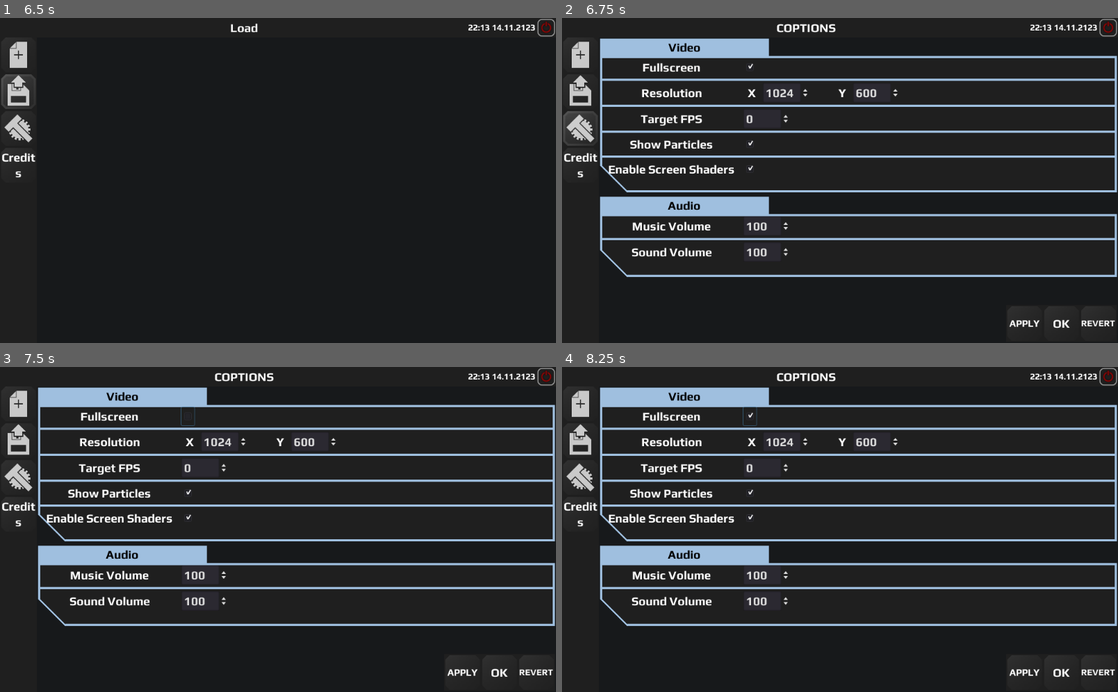
Above: before the commit, frames 1-4 (two rows, left to right).
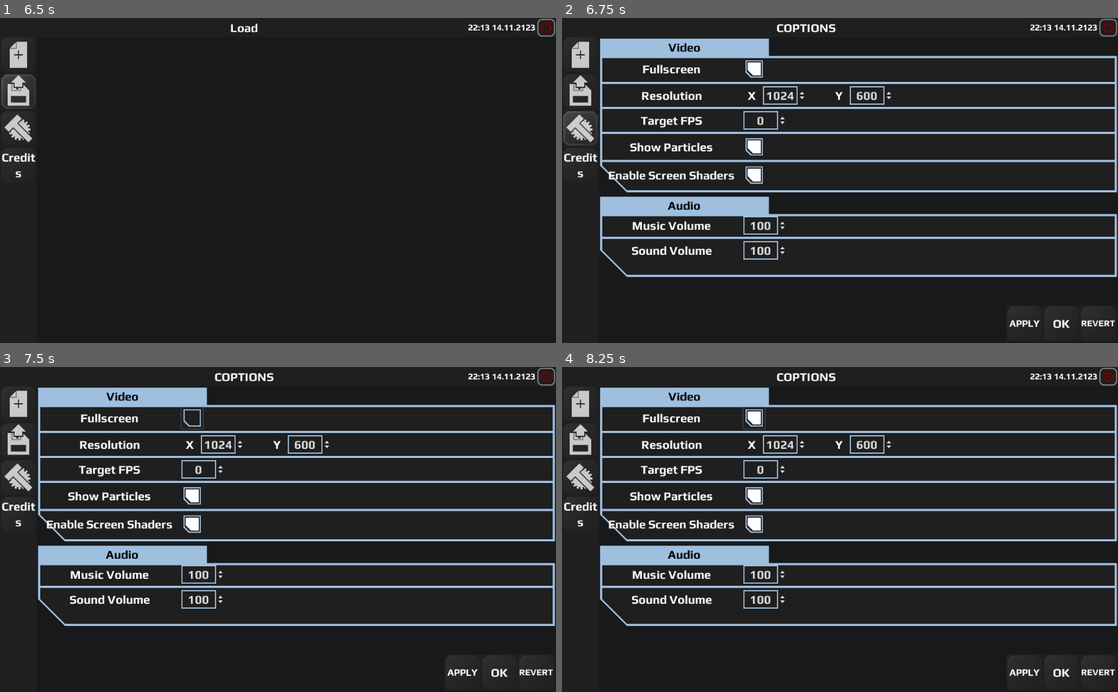
Above: after the commit, the same moments.

Repository: V-ktor/HC
Game: Godot game, scene res://scenes/main/loading.tscn
Two runs of this game, one before a commit and one after it. Both use one fixed random seed, a clock stepped at 60 frames per second and the inputs below.
Inputs (mouse positions are in pixels of both pictures, inside the frame that each line leads up to):
- Up to frame 1 (6.5 s): click (16, 53) at 0.5 s; click (294, 200) at 1.27 s; type "12" at 1.35 s; click (417, 200) at 2 s; click (417, 200) at 2.75 s; click (16, 53) at 3.5 s; click (417, 200) at 4.25 s; click (16, 53) at 5 s; click (16, 92) at 5.75 s
- Up to frame 2 (6.75 s): click (578, 128) at 6.5 s
- Up to frame 3 (7.5 s): click (189, 415) at 7.27 s
- Up to frame 4 (8.25 s): click (751, 415) at 8.02 s

Frame 1 is identical in both runs. In frame 2, 8.9% of the frame differs, in the area x 7-100%, y 13-75%; in frame 3, 8.8%; in frame 4, 8.9%, in the area x 7-100%, y 12-75%.

Commit message:
Nicer option menu.

Diff:
--- a/scenes/autoload/menu.tscn
+++ b/scenes/autoload/menu.tscn
@@ -49,6 +49,8 @@
 [ext_resource path="res://images/misc/crown.png" type="Texture" id=47]
 [ext_resource path="res://images/misc/star.png" type="Texture" id=48]
 [ext_resource path="res://images/gui/menu_options.png" type="Texture" id=49]
+[ext_resource path="res://images/gui/checkbox_checked.png" type="Texture" id=50]
+[ext_resource path="res://images/gui/checkbox_unchecked.png" type="Texture" id=51]
 
 [sub_resource type="StyleBoxFlat" id=1]
 bg_color = Color( 0.0941176, 0.101961, 0.109804, 1 )
@@ -433,6 +435,15 @@
 expand_margin_top = 6.0
 expand_margin_bottom = 6.0
 
+[sub_resource type="StyleBoxFlat" id=123]
+bg_color = Color( 0.12549, 0.12549, 0.12549, 1 )
+border_width_left = 2
+border_width_top = 2
+border_width_right = 2
+border_width_bottom = 2
+border_color = Color( 0.627451, 0.752941, 0.878431, 1 )
+corner_detail = 1
+
 [sub_resource type="DynamicFont" id=22]
 size = 22
 outline_size = 2
@@ -483,6 +494,24 @@
 Button/styles/hover = null
 Button/styles/normal = null
 Button/styles/pressed = null
+CheckBox/colors/font_color = Color( 0.88, 0.88, 0.88, 1 )
+CheckBox/colors/font_color_disabled = Color( 0.9, 0.9, 0.9, 0.2 )
+CheckBox/colors/font_color_hover = Color( 0.94, 0.94, 0.94, 1 )
+CheckBox/colors/font_color_hover_pressed = Color( 1, 1, 1, 1 )
+CheckBox/colors/font_color_pressed = Color( 1, 1, 1, 1 )
+CheckBox/constants/check_vadjust = 0
+CheckBox/constants/hseparation = 4
+CheckBox/fonts/font = null
+CheckBox/icons/checked = ExtResource( 50 )
+CheckBox/icons/radio_checked = null
+CheckBox/icons/radio_unchecked = null
+CheckBox/icons/unchecked = ExtResource( 51 )
+CheckBox/styles/disabled = null
+CheckBox/styles/focus = null
+CheckBox/styles/hover = null
+CheckBox/styles/hover_pressed = null
+CheckBox/styles/normal = null
+CheckBox/styles/pressed = null
 HScrollBar/icons/decrement = null
 HScrollBar/icons/decrement_highlight = null
 HScrollBar/icons/increment = null
@@ -501,6 +530,19 @@
 Label/constants/shadow_offset_y = 1
 Label/fonts/font = SubResource( 2 )
 Label/styles/normal = null
+LineEdit/colors/clear_button_color = Color( 0.88, 0.88, 0.88, 1 )
+LineEdit/colors/clear_button_color_pressed = Color( 1, 1, 1, 1 )
+LineEdit/colors/cursor_color = Color( 0.94, 0.94, 0.94, 1 )
+LineEdit/colors/font_color = Color( 0.88, 0.88, 0.88, 1 )
+LineEdit/colors/font_color_selected = Color( 0, 0, 0, 1 )
+LineEdit/colors/font_color_uneditable = Color( 0.88, 0.88, 0.88, 0.5 )
+LineEdit/colors/selection_color = Color( 0.49, 0.49, 0.49, 1 )
+LineEdit/constants/minimum_spaces = 12
+LineEdit/fonts/font = null
+LineEdit/icons/clear = null
+LineEdit/styles/focus = null
+LineEdit/styles/normal = SubResource( 123 )
+LineEdit/styles/read_only = null
 SpinBox/icons/updown = null
 TooltipLabel/colors/font_color = Color( 1, 1, 1, 1 )
 TooltipLabel/colors/font_color_shadow = Color( 0, 0, 0, 0.25098 )
@@ -4088,12 +4130,12 @@
 
 [node name="HBoxContainer1" type="HBoxContainer" parent="Options/ScrollContainer/VBoxContainer/Video/Panel/VBoxContainer"]
 margin_right = 944.0
-margin_bottom = 34.0
+margin_bottom = 40.0
 rect_min_size = Vector2( 0, 34 )
 
 [node name="Label" type="Label" parent="Options/ScrollContainer/VBoxContainer/Video/Panel/VBoxContainer/HBoxContainer1"]
 margin_right = 256.0
-margin_bottom = 34.0
+margin_bottom = 40.0
 rect_min_size = Vector2( 256, 0 )
 size_flags_vertical = 7
 text = "FULLSCREEN"
@@ -4102,27 +4144,27 @@
 
 [node name="CheckBox" type="CheckBox" parent="Options/ScrollContainer/VBoxContainer/Video/Panel/VBoxContainer/HBoxContainer1"]
 margin_left = 260.0
-margin_right = 284.0
-margin_bottom = 34.0
+margin_right = 300.0
+margin_bottom = 40.0
+rect_min_size = Vector2( 34, 34 )
+size_flags_vertical = 3
+
+[node name="HSeparator1" type="HSeparator" parent="Options/ScrollContainer/VBoxContainer/Video/Panel/VBoxContainer"]
+margin_top = 44.0
+margin_right = 944.0
+margin_bottom = 48.0
+custom_styles/separator = SubResource( 120 )
+
+[node name="HBoxContainer2" type="HBoxContainer" parent="Options/ScrollContainer/VBoxContainer/Video/Panel/VBoxContainer"]
+margin_top = 52.0
+margin_right = 944.0
+margin_bottom = 86.0
 rect_min_size = Vector2( 0, 34 )
-size_flags_vertical = 3
-
-[node name="HSeparator1" type="HSeparator" parent="Options/ScrollContainer/VBoxContainer/Video/Panel/VBoxContainer"]
-margin_top = 38.0
-margin_right = 944.0
-margin_bottom = 42.0
-custom_styles/separator = SubResource( 120 )
-
-[node name="HBoxContainer2" type="HBoxContainer" parent="Options/ScrollContainer/VBoxContainer/Video/Panel/VBoxContainer"]
-margin_top = 46.0
-margin_right = 944.0
-margin_bottom = 82.0
-rect_min_size = Vector2( 0, 34 )
 
 [node name="Label" type="Label" parent="Options/ScrollContainer/VBoxContainer/Video/Panel/VBoxContainer/HBoxContainer2"]
-margin_top = 5.0
+margin_top = 4.0
 margin_right = 256.0
-margin_bottom = 31.0
+margin_bottom = 30.0
 rect_min_size = Vector2( 256, 0 )
 text = "RESOLUTION"
 align = 1
@@ -4130,9 +4172,9 @@
 
 [node name="LabelX" type="Label" parent="Options/ScrollContainer/VBoxContainer/Video/Panel/VBoxContainer/HBoxContainer2"]
 margin_left = 260.0
-margin_top = 5.0
+margin_top = 4.0
 margin_right = 292.0
-margin_bottom = 31.0
+margin_bottom = 30.0
 rect_min_size = Vector2( 32, 0 )
 text = "X"
 align = 1
@@ -4140,52 +4182,53 @@
 
 [node name="SpinBoxX" type="SpinBox" parent="Options/ScrollContainer/VBoxContainer/Video/Panel/VBoxContainer/HBoxContainer2"]
 margin_left = 296.0
-margin_right = 382.0
-margin_bottom = 36.0
+margin_right = 376.0
+margin_bottom = 34.0
 min_value = 640.0
 max_value = 4096.0
 value = 640.0
+align = 1
 
 [node name="Space" type="Control" parent="Options/ScrollContainer/VBoxContainer/Video/Panel/VBoxContainer/HBoxContainer2"]
-margin_left = 386.0
-margin_right = 422.0
-margin_bottom = 36.0
+margin_left = 380.0
+margin_right = 416.0
+margin_bottom = 34.0
 rect_min_size = Vector2( 36, 0 )
 
 [node name="LabelY" type="Label" parent="Options/ScrollContainer/VBoxContainer/Video/Panel/VBoxContainer/HBoxContainer2"]
-margin_left = 426.0
-margin_top = 5.0
-margin_right = 458.0
-margin_bottom = 31.0
+margin_left = 420.0
+margin_top = 4.0
+margin_right = 452.0
+margin_bottom = 30.0
 rect_min_size = Vector2( 32, 0 )
 text = "Y"
 align = 1
 valign = 1
 
 [node name="SpinBoxY" type="SpinBox" parent="Options/ScrollContainer/VBoxContainer/Video/Panel/VBoxContainer/HBoxContainer2"]
-margin_left = 462.0
-margin_right = 548.0
-margin_bottom = 36.0
+margin_left = 456.0
+margin_right = 536.0
+margin_bottom = 34.0
 min_value = 480.0
 max_value = 4096.0
 value = 480.0
+align = 1
 
 [node name="HSeparator2" type="HSeparator" parent="Options/ScrollContainer/VBoxContainer/Video/Panel/VBoxContainer"]
-margin_top = 86.0
+margin_top = 90.0
 margin_right = 944.0
-margin_bottom = 90.0
+margin_bottom = 94.0
 custom_styles/separator = SubResource( 120 )
 
 [node name="HBoxContainer3" type="HBoxContainer" parent="Options/ScrollContainer/VBoxContainer/Video/Panel/VBoxContainer"]
-margin_top = 94.0
+margin_top = 98.0
 margin_right = 944.0
-margin_bottom = 130.0
+margin_bottom = 132.0
 rect_min_size = Vector2( 0, 34 )
 
 [node name="Label" type="Label" parent="Options/ScrollContainer/VBoxContainer/Video/Panel/VBoxContainer/HBoxContainer3"]
-margin_top = 1.0
 margin_right = 256.0
-margin_bottom = 35.0
+margin_bottom = 34.0
 rect_min_size = Vector2( 256, 34 )
 text = "TARGET_FPS"
 align = 1
@@ -4193,24 +4236,26 @@
 
 [node name="SpinBox" type="SpinBox" parent="Options/ScrollContainer/VBoxContainer/Video/Panel/VBoxContainer/HBoxContainer3"]
 margin_left = 260.0
-margin_right = 346.0
-margin_bottom = 36.0
+margin_right = 340.0
+margin_bottom = 34.0
+align = 1
 
 [node name="HSeparator3" type="HSeparator" parent="Options/ScrollContainer/VBoxContainer/Video/Panel/VBoxContainer"]
-margin_top = 134.0
+margin_top = 136.0
 margin_right = 944.0
-margin_bottom = 138.0
+margin_bottom = 140.0
 custom_styles/separator = SubResource( 120 )
 
 [node name="HBoxContainer4" type="HBoxContainer" parent="Options/ScrollContainer/VBoxContainer/Video/Panel/VBoxContainer"]
-margin_top = 142.0
+margin_top = 144.0
 margin_right = 944.0
-margin_bottom = 176.0
+margin_bottom = 184.0
 rect_min_size = Vector2( 0, 34 )
 
 [node name="Label" type="Label" parent="Options/ScrollContainer/VBoxContainer/Video/Panel/VBoxContainer/HBoxContainer4"]
+margin_top = 3.0
 margin_right = 256.0
-margin_bottom = 34.0
+margin_bottom = 37.0
 rect_min_size = Vector2( 256, 34 )
 text = "SHOW_PARTICLES"
 align = 1
@@ -4218,25 +4263,26 @@
 
 [node name="CheckBox" type="CheckBox" parent="Options/ScrollContainer/VBoxContainer/Video/Panel/VBoxContainer/HBoxContainer4"]
 margin_left = 260.0
-margin_right = 292.0
-margin_bottom = 34.0
-rect_min_size = Vector2( 32, 0 )
+margin_right = 300.0
+margin_bottom = 40.0
+rect_min_size = Vector2( 34, 0 )
 
 [node name="HSeparator4" type="HSeparator" parent="Options/ScrollContainer/VBoxContainer/Video/Panel/VBoxContainer"]
-margin_top = 180.0
-margin_right = 944.0
-margin_bottom = 184.0
-custom_styles/separator = SubResource( 120 )
-
-[node name="HBoxContainer5" type="HBoxContainer" parent="Options/ScrollContainer/VBoxContainer/Video/Panel/VBoxContainer"]
 margin_top = 188.0
 margin_right = 944.0
-margin_bottom = 222.0
+margin_bottom = 192.0
+custom_styles/separator = SubResource( 120 )
+
+[node name="HBoxContainer5" type="HBoxContainer" parent="Options/ScrollContainer/VBoxContainer/Video/Panel/VBoxContainer"]
+margin_top = 196.0
+margin_right = 944.0
+margin_bottom = 236.0
 rect_min_size = Vector2( 0, 34 )
 
 [node name="Label" type="Label" parent="Options/ScrollContainer/VBoxContainer/Video/Panel/VBoxContainer/HBoxContainer5"]
+margin_top = 3.0
 margin_right = 256.0
-margin_bottom = 34.0
+margin_bottom = 37.0
 rect_min_size = Vector2( 256, 34 )
 text = "SCREEN_SHADERS"
 align = 1
@@ -4244,9 +4290,9 @@
 
 [node name="CheckBox" type="CheckBox" parent="Options/ScrollContainer/VBoxContainer/Video/Panel/VBoxContainer/HBoxContainer5"]
 margin_left = 260.0
-margin_right = 292.0
-margin_bottom = 34.0
-rect_min_size = Vector2( 32, 0 )
+margin_right = 300.0
+margin_bottom = 40.0
+rect_min_size = Vector2( 34, 0 )
 
 [node name="Audio" type="Control" parent="Options/ScrollContainer/VBoxContainer"]
 margin_top = 292.0
@@ -4301,12 +4347,12 @@
 
 [node name="HBoxContainer1" type="HBoxContainer" parent="Options/ScrollContainer/VBoxContainer/Audio/Panel/VBoxContainer"]
 margin_right = 944.0
-margin_bottom = 36.0
+margin_bottom = 34.0
 rect_min_size = Vector2( 0, 34 )
 
 [node name="Label" type="Label" parent="Options/ScrollContainer/VBoxContainer/Audio/Panel/VBoxContainer/HBoxContainer1"]
 margin_right = 256.0
-margin_bottom = 36.0
+margin_bottom = 34.0
 rect_min_size = Vector2( 256, 0 )
 size_flags_vertical = 7
 text = "MUSIC_VOLUME"
@@ -4315,25 +4361,26 @@
 
 [node name="SpinBox" type="SpinBox" parent="Options/ScrollContainer/VBoxContainer/Audio/Panel/VBoxContainer/HBoxContainer1"]
 margin_left = 260.0
-margin_right = 346.0
-margin_bottom = 36.0
+margin_right = 340.0
+margin_bottom = 34.0
+align = 1
 
 [node name="HSeparator1" type="HSeparator" parent="Options/ScrollContainer/VBoxContainer/Audio/Panel/VBoxContainer"]
-margin_top = 40.0
+margin_top = 38.0
 margin_right = 944.0
-margin_bottom = 44.0
+margin_bottom = 42.0
 custom_styles/separator = SubResource( 120 )
 
 [node name="HBoxContainer2" type="HBoxContainer" parent="Options/ScrollContainer/VBoxContainer/Audio/Panel/VBoxContainer"]
-margin_top = 48.0
+margin_top = 46.0
 margin_right = 944.0
-margin_bottom = 84.0
+margin_bottom = 80.0
 rect_min_size = Vector2( 0, 34 )
 
 [node name="Label" type="Label" parent="Options/ScrollContainer/VBoxContainer/Audio/Panel/VBoxContainer/HBoxContainer2"]
-margin_top = 5.0
+margin_top = 4.0
 margin_right = 256.0
-margin_bottom = 31.0
+margin_bottom = 30.0
 rect_min_size = Vector2( 256, 0 )
 text = "SOUND_VOLUME"
 align = 1
@@ -4341,8 +4388,9 @@
 
 [node name="SpinBox" type="SpinBox" parent="Options/ScrollContainer/VBoxContainer/Audio/Panel/VBoxContainer/HBoxContainer2"]
 margin_left = 260.0
-margin_right = 346.0
-margin_bottom = 36.0
+margin_right = 340.0
+margin_bottom = 34.0
+align = 1
 
 [node name="Panel" type="Panel" parent="Options"]
 anchor_left = 1.0
Binary file added: images/gui/checkbox_checked.png
Not shown, added: images/gui/checkbox_checked.png.import
Binary file added: images/gui/checkbox_unchecked.png
Not shown, added: images/gui/checkbox_unchecked.png.import
Not shown: 1 places in scenes/autoload/menu.tscn that only renumber resources
